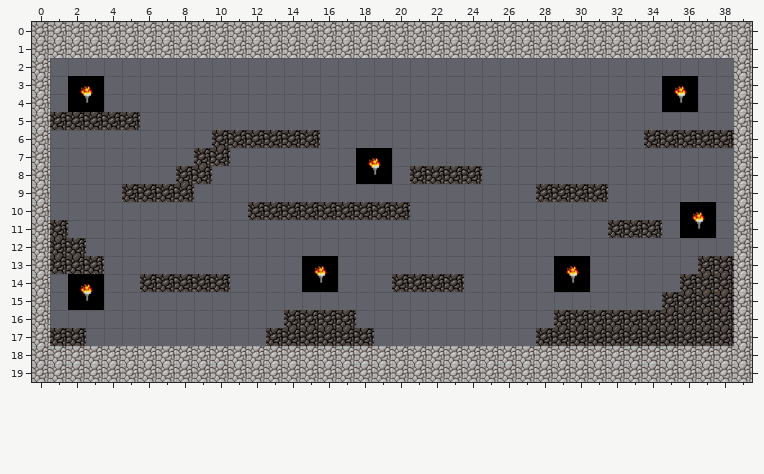
Tiled map -- Assets/maps/level_2.tmx. The picture above was drawn from the file before the commit.
Cells are 64x64 px. Shown: x 0..39, y 0..19.
The result:
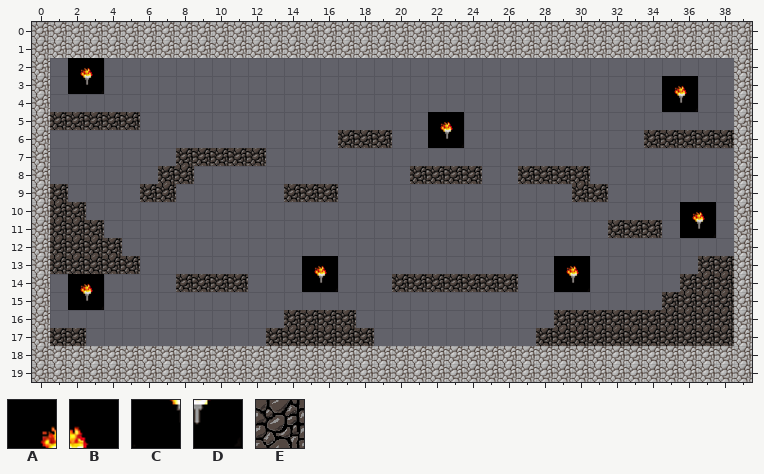
Key: from "tileset2": A 0, B 1, C 2, D 3, E 6.
_ is an empty cell.
Tiles replaced or removed in this view: A, B, C, D, E.
What changed:
Changed rows in their new state; . is an unchanged cell.
Layer "background":
first column x 2:
 2 AB....................
 3 CD....................
 4 __....................
 5 ....................AB
 6 ....................CD
 7 ................__....
 8 ................__....
Layer "wall":
first column x 1:
 6 .........______.EEE...........
 7 .......E..EE..................
 8 ......E._.................EEEE
 9 E..._.._.....EEE...........__.
10 EE........._________..........
11 .EE...........................
12 ..EE..........................
13 ...EE.........................
14 .....__...E............EEE....
